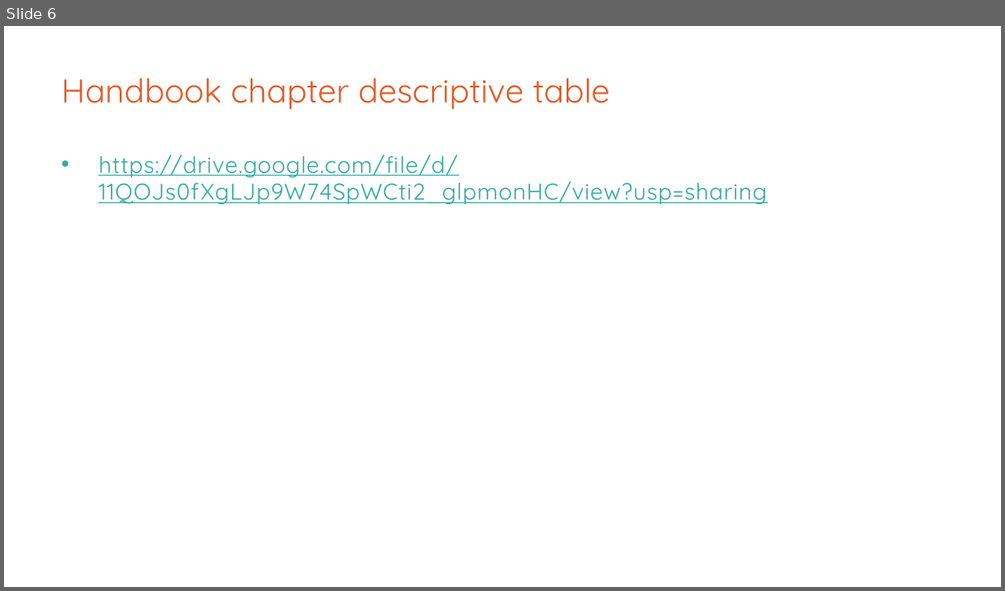
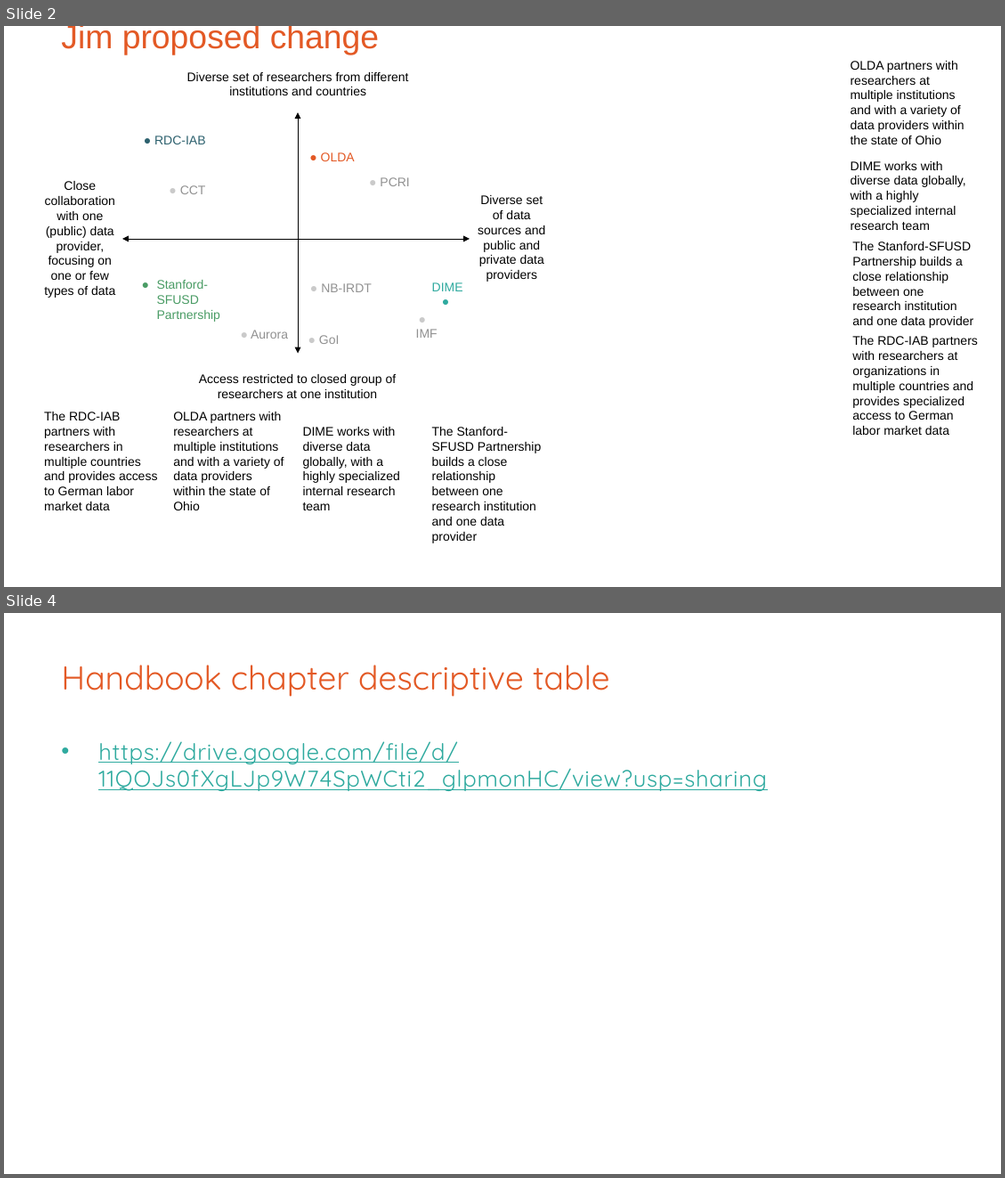
Before and after one commit to admindatahandbook/book, a slide deck: assets/intro/IDEA_intro_chapter_graph.pptx. Shown one above the other, each under a label of ours: slide 6 before the commit, slides 2 and 4 after it; the slides between them are not shown. The pictures are 1005x591 and 1005x1178 pixels, drawn with LibreOffice and Linux fonts; fonts in the diff are those of the drawing. Boxes give left, top, right and bottom in pixels: in the first picture for what was removed or moved away, otherwise in the second. Text is boxed around its words. In the diff, an @@ line names an element or a change of style, - is before the commit and + after.

```diff
--- a/assets/intro/IDEA_intro_chapter_graph.pptx
+++ b/assets/intro/IDEA_intro_chapter_graph.pptx
@@ slide 2 added at [4, 26, 1001, 587], background #FFFFFF @@
@@ title added at [61, 26, 379, 55], 32 pt, text #E35925 @@
+Jim proposed change
@@ text added at [850, 61, 964, 144], 12 pt, text #000000 @@
+OLDA partners with researchers at multiple institutions and with a variety of data providers within the state of Ohio
@@ text added at [850, 161, 966, 230], 12 pt, text #000000 @@
+DIME works with diverse data globally, with a highly specialized internal research team
@@ text added at [852, 241, 973, 328], 12 pt, text #000000 @@
+The Stanford-SFUSD Partnership builds a close relationship between one research institution and one data provider
@@ group added at [44, 72, 545, 398]: 17 texts, 2 double arrows @@
+DIME
+IMF
+● RDC-IAB
+Stanford-SFUSD
+Partnership
+● CCT
+● OLDA
+● PCRI
+● Aurora
+● GoI
+● NB-IRDT
+Diverse set of researchers from different institutions and countries
+Access restricted to closed group of researchers at one institution
+Close collaboration with one (public) data provider, focusing on one or few types of data
+Diverse set of data sources and public and private data providers
+●
+●
+●
@@ text added at [852, 336, 978, 435], 12 pt, text #000000 @@
+The RDC-IAB partners with researchers at organizations in multiple countries and provides specialized access to German labor market data
@@ text added at [44, 411, 541, 543], 12 pt, text #000000 @@
+The RDC-IAB partners with researchers in multiple countries and provides access to German labor market data
+OLDA partners with researchers at multiple institutions and with a variety of data providers within the state of Ohio
+DIME works with diverse data globally, with a highly specialized internal research team
+The Stanford-SFUSD Partnership builds a close relationship between one research institution and one data provider
@@ what was slide 6 is now slide 4 @@
```
Also in this commit, not shown: 1 slide changed, 42 other files.
